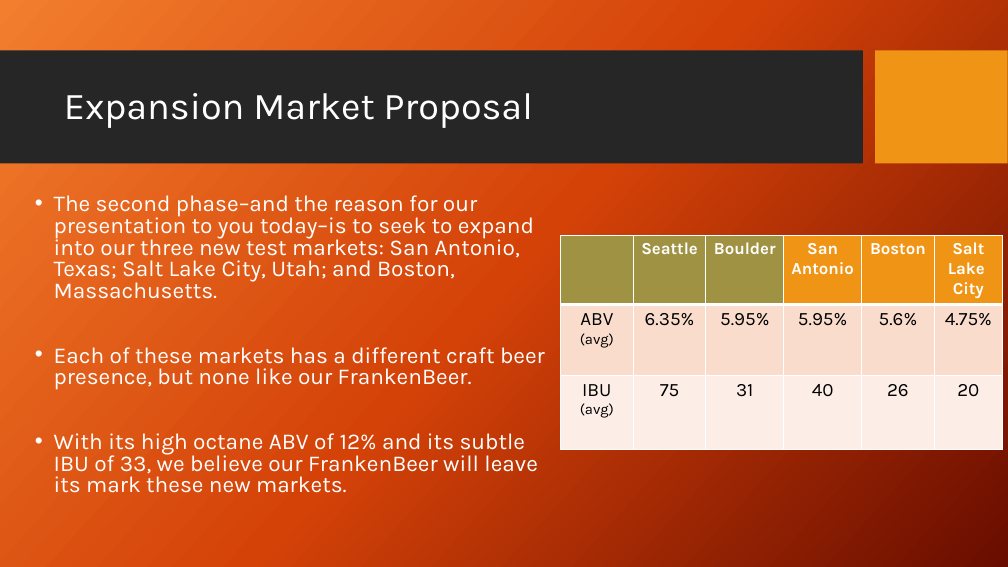
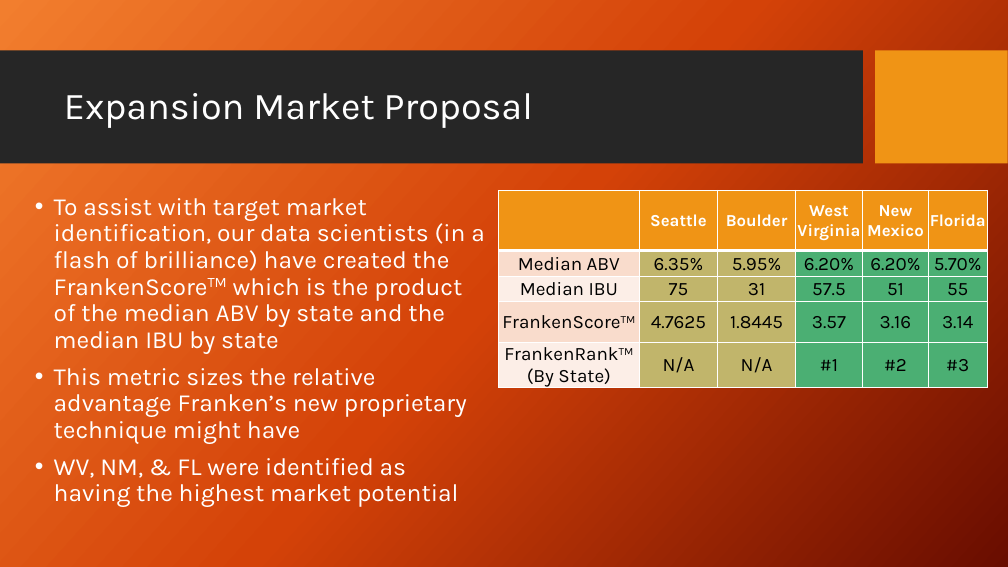
Before and after one commit to nickcellini/DDS-Case-Study-ACQN, a slide deck: slide 8 of Case Study - Project 1 - Final.pptx. Drawn at 1008x567 pixels with LibreOffice and Linux fonts; fonts in the diff are those of the drawing; background and template pictures are left out. Boxes give left, top, right and bottom in pixels: in the first picture for what was removed or moved away, otherwise in the second. Text is boxed around its words. In the diff, an @@ line names an element or a change of style, - is before the commit and + after.

Commit message:
updated with FrankenScore

```diff
--- a/Case Study - Project 1 - Final.pptx
+++ b/Case Study - Project 1 - Final.pptx
@@ text at (x1=54, y1=198, x2=485, y2=507): text changed; size 21.6 to 23.4 pt @@
-• The second phase–and the reason for our presentation to you today–is to seek to expand into our three new test markets: San Antonio, Texas; Salt Lake City, Utah; and Boston, Massachusetts.
-• Each of these markets has a different craft beer presence, but none like our FrankenBeer.
-• With its high octane ABV of 12% and its subtle IBU of 33, we believe our FrankenBeer will leave its mark these new markets.
+• To assist with target market identification, our data scientists (in a flash of brilliance) have created the FrankenScoreTM which is the product of the median ABV by state and the median IBU by state
+• This metric sizes the relative advantage Franken’s new proprietary technique might have
+• WV, NM, & FL were identified as having the highest market potential
@@ table added at (x1=499, y1=191, x2=988, y2=391), 5 rows, 6 columns @@
+ | Seattle | Boulder | West Virginia | New Mexico | Florida
+Median ABV | 6.35% | 5.95% | 6.20% | 6.20% | 5.70%
+Median IBU | 75 | 31 | 57.5 | 51 | 55
+FrankenScoreTM | 4.7625 | 1.8445 | 3.57 | 3.16 | 3.14
+FrankenRankTM (By State) | N/A | N/A | #1 | #2 | #3
@@ table removed at (x1=560, y1=236, x2=1002, y2=449), 3 rows, 6 columns @@
- | Seattle | Boulder | San Antonio | Boston | Salt Lake / City
-ABV (avg) | 6.35% | 5.95% | 5.95% | 5.6% | 4.75%
-IBU / (avg) | 75 | 31 | 40 | 26 | 20
```
Also in this commit, not shown: 3 other slides changed.
